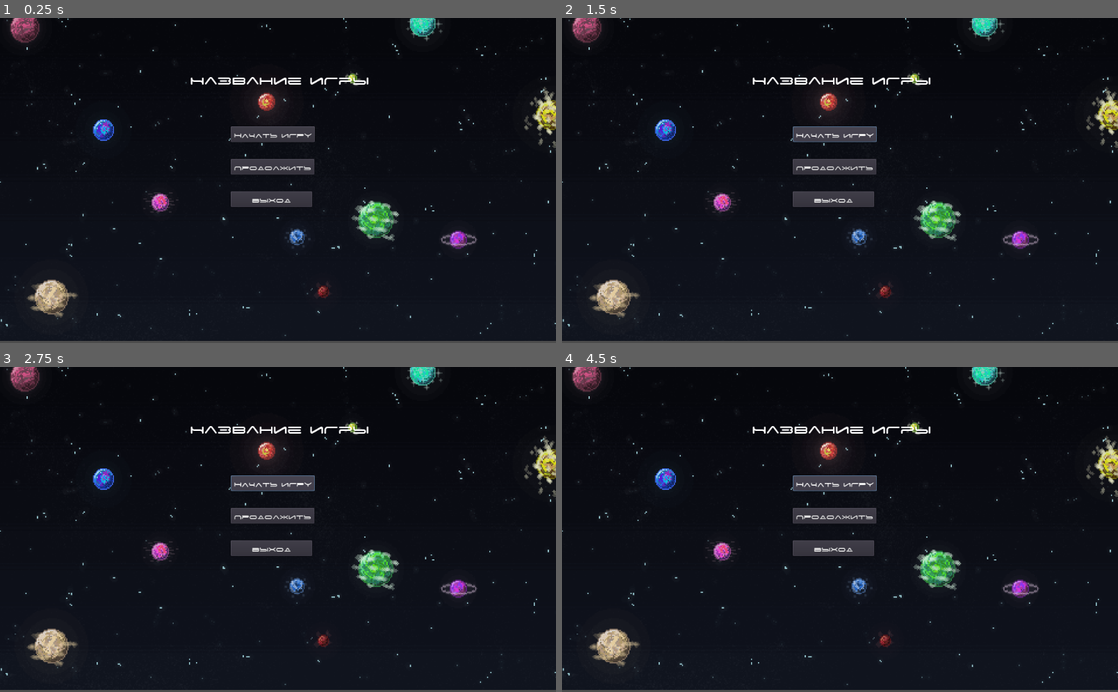
Above: before the commit, frames 1-4 (two rows, left to right).
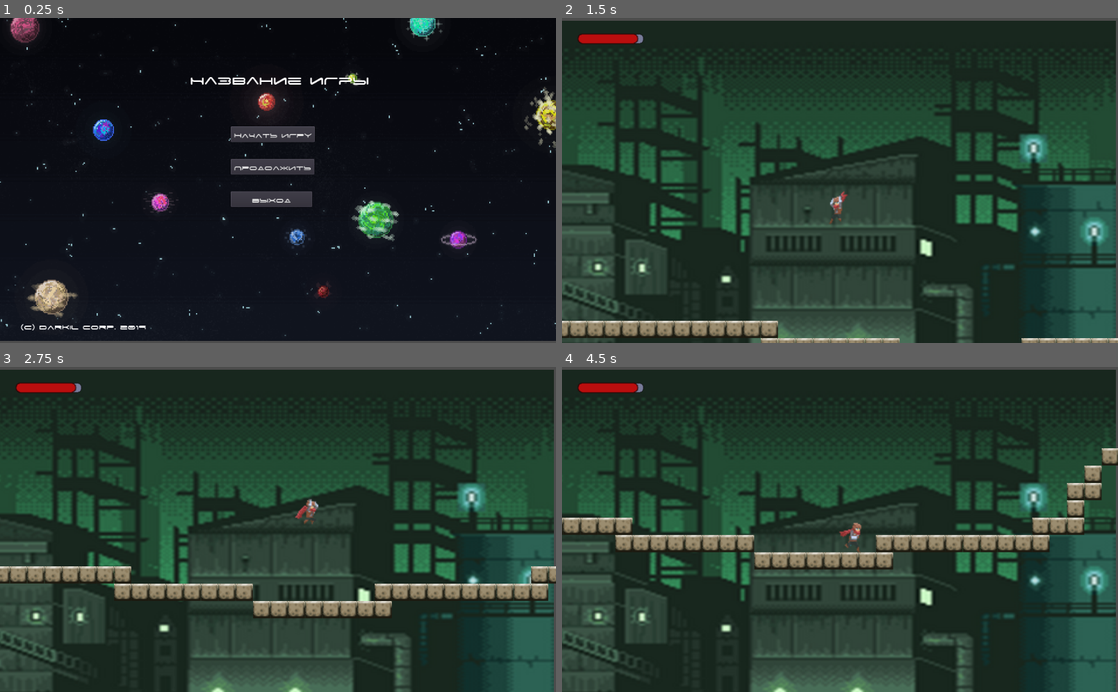
Above: after the commit, the same moments.

Repository: Burd88/-platformgame
Game: Godot game, scene res://main/main.tscn
The game is run twice, just before and just after one commit, with the same random seed, the same clock (stepped at 60 frames per second) and the same inputs.
Inputs (mouse positions are in pixels of both pictures, inside the frame that each line leads up to):
- Up to frame 1 (0.25 s): no input
- Up to frame 2 (1.5 s): click "Начать Игру" at 0.5 s; click (834, 135) at 1.25 s, where only the run before the commit has a clickable "Начать Игру"
- Up to frame 3 (2.75 s): hold D (ui_right) from 2.03 s (still down); tap W (ui_up) at 2.27 s
- Up to frame 4 (4.5 s): tap W (ui_up) at 3.02 s; release D (ui_right) at 3.53 s; hold A (ui_left) 3.53-4.28 s; hold D (ui_right) from 4.28 s (still down)

The runs differ from the first frame. In frame 1, 0.2% of the frame differs, in the area x 3-27%, y 94-97%; in frame 2, 84%; in frame 3, 85%, in the area x 0-100%, y 0-100%; in frame 4, 84%.

Commit message:
add func button main page

Diff:
--- /dev/null
+++ b/main/main.gd
@@ -0,0 +1,23 @@
+extends Node2D
+
+# Declare member variables here. Examples:
+# var a = 2
+# var b = "text"
+
+# Called when the node enters the scene tree for the first time.
+func _ready():
+		pass # Replace with function body.
+
+# Called every frame. 'delta' is the elapsed time since the previous frame.
+#func _process(delta):
+#	pass
+
+
+func _on_Start_game_pressed():
+	get_tree().change_scene("res://game.tscn")
+	pass # Replace with function body.
+
+
+func _on_Exit_pressed():
+	get_tree().quit()
+	pass # Replace with function body.
--- a/main/main.tscn
+++ b/main/main.tscn
@@ -1,27 +1,32 @@
-[gd_scene load_steps=7 format=2]
+[gd_scene load_steps=9 format=2]
 
-[ext_resource path="res://main/img/main background.png" type="Texture" id=1]
-[ext_resource path="res://fonts/space_age_cyrillic.ttf" type="DynamicFontData" id=2]
+[ext_resource path="res://main/main.gd" type="Script" id=1]
+[ext_resource path="res://main/img/main background.png" type="Texture" id=2]
+[ext_resource path="res://fonts/space_age_cyrillic.ttf" type="DynamicFontData" id=3]
 
 [sub_resource type="DynamicFont" id=1]
-font_data = ExtResource( 2 )
+font_data = ExtResource( 3 )
 
 [sub_resource type="DynamicFont" id=2]
-font_data = ExtResource( 2 )
+font_data = ExtResource( 3 )
 
 [sub_resource type="DynamicFont" id=3]
-font_data = ExtResource( 2 )
+font_data = ExtResource( 3 )
 
 [sub_resource type="DynamicFont" id=4]
 size = 30
-font_data = ExtResource( 2 )
+font_data = ExtResource( 3 )
+
+[sub_resource type="DynamicFont" id=5]
+font_data = ExtResource( 3 )
 
 [node name="main" type="Node2D"]
+script = ExtResource( 1 )
 
-[node name="Sprite" type="Sprite" parent="."]
+[node name="background" type="Sprite" parent="."]
 position = Vector2( 511.474, 297.04 )
 scale = Vector2( 0.538105, 0.552709 )
-texture = ExtResource( 1 )
+texture = ExtResource( 2 )
 __meta__ = {
 "_edit_lock_": true
 }
@@ -59,7 +64,7 @@
 "_edit_lock_": true
 }
 
-[node name="Label" type="Label" parent="."]
+[node name="Game_name" type="Label" parent="."]
 margin_left = 350.0
 margin_top = 82.0
 margin_right = 658.0
@@ -68,3 +73,21 @@
 text = "НазВание игры"
 align = 1
 valign = 1
+__meta__ = {
+"_edit_lock_": true
+}
+
+[node name="copyright" type="Label" parent="."]
+margin_left = 38.2107
+margin_top = 555.544
+margin_right = 167.211
+margin_bottom = 579.544
+custom_fonts/font = SubResource( 5 )
+text = "(c) Darkil Corp. 2019"
+align = 1
+valign = 1
+__meta__ = {
+"_edit_lock_": true
+}
+[connection signal="pressed" from="Start_game" to="." method="_on_Start_game_pressed"]
+[connection signal="pressed" from="Exit" to="." method="_on_Exit_pressed"]
--- a/map/map.tscn
+++ b/map/map.tscn
@@ -39,6 +39,6 @@
 [node name="ParallaxBackground" type="ParallaxBackground" parent="."]
 
 [node name="Sprite" type="Sprite" parent="ParallaxBackground"]
-position = Vector2( 637.332, 449.701 )
-scale = Vector2( 3.68969, 3.22982 )
+position = Vector2( 509.354, 305.5 )
+scale = Vector2( 2.95206, 2.18108 )
 texture = ExtResource( 2 )
--- a/player/Player.tscn
+++ b/player/Player.tscn
@@ -197,7 +197,7 @@
 pause_mode = 2
 frames = SubResource( 1 )
 animation = "idle"
-frame = 1
+frame = 2
 speed_scale = 1.5
 playing = true
 flip_h = true
